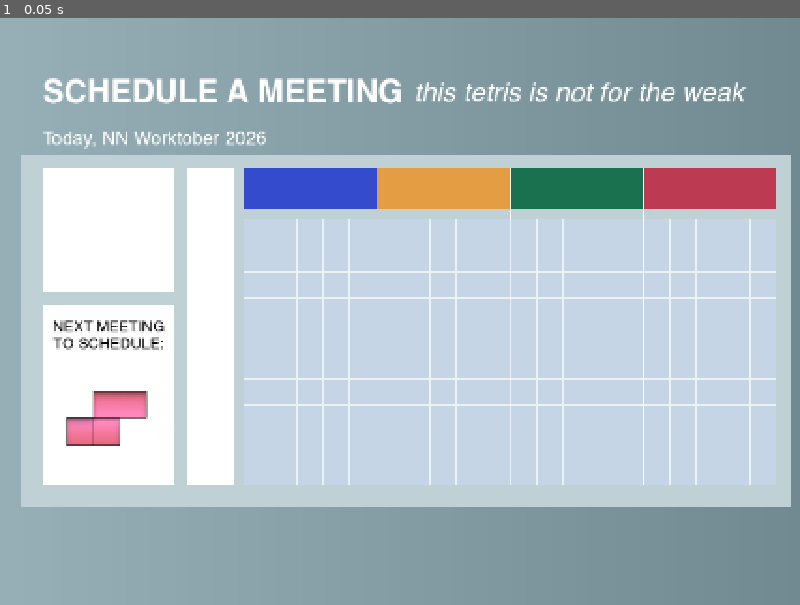
Above: before the commit, frame 1.
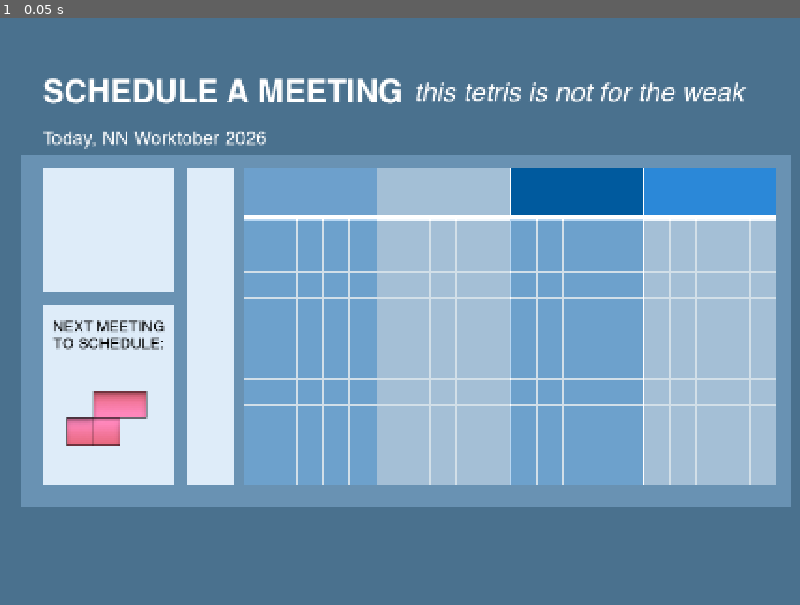
Above: after the commit, the same moment.

Repository: grkovalev/office-game
Game: Godot game, scene res://calendartetris.tscn
The game is run twice, just before and just after one commit, with the same random seed, the same clock (stepped at 60 frames per second) and the same inputs. This scene is started directly instead of the project's main scene.
Inputs:
- Up to frame 1 (0.05 s): no input

The runs differ from the first frame. In frame 1, 98% of the frame differs, in the area x 0-100%, y 0-100%.

Commit message:
added color rows to the grid

Diff:
--- a/calendartetris.gd
+++ b/calendartetris.gd
@@ -17,7 +17,7 @@
 	for y in range(GRID_HEIGHT):
 		var row: Array = []
 		for x in range(GRID_WIDTH):
-			row.append(false)    # start empty
+			row.append(false)
 		cells.append(row)
 
 
@@ -26,18 +26,21 @@
 	for row in range(GRID_HEIGHT):
 		var row_tiles: Array = []
 		for col in range(GRID_WIDTH):
-			var tile = create_tile()
+			var tile = create_tile(col)
 			tile.position = Vector2(col * TILE_SIZE, row * TILE_SIZE)
 			add_child(tile)
 			row_tiles.append(tile)
 		tile_nodes.append(row_tiles)
 
 
-func create_tile() -> Panel:
+func create_tile(col: int) -> Panel:
 	var tile = Panel.new()
 	tile.size = Vector2(TILE_SIZE, TILE_SIZE)
 	var stylebox = StyleBoxFlat.new()
-	stylebox.bg_color = Color(0.804, 0.854, 0.99, 0.4)
+	if col % 10 < 5:
+		stylebox.bg_color = Color(0.443, 0.686, 0.898, 0.5)
+	else:
+		stylebox.bg_color = Color(0.871, 0.925, 0.976, 0.5)
 	stylebox.border_color = Color(1.0, 1.0, 1.0, 0.7)
 	stylebox.border_width_left = 1
 	stylebox.border_width_top = 1
@@ -97,7 +100,7 @@
 		var cell: Vector2i = base_cell + offset
 		if cell_in_bounds(cell):
 			cells[cell.y][cell.x] = true
-			set_cell_color(cell, Color(0.8, 0.22, 0.543, 1.0))
+			set_cell_color(cell, Color(0.867, 0.463, 0.686, 0.792))
 
 func set_cell_color(cell: Vector2i, color: Color) -> void:
 	if not cell_in_bounds(cell):
@@ -219,4 +222,4 @@
 		var c: Vector2i = cell
 		if cell_in_bounds(c):
 			cells[c.y][c.x] = true
-			set_cell_color(c, Color(0.8, 0.22, 0.543, 1.0))
+			set_cell_color(c, Color(0.867, 0.463, 0.686, 0.792))
--- a/calendartetris.tscn
+++ b/calendartetris.tscn
@@ -14,43 +14,43 @@
 [ext_resource type="Texture2D" uid="uid://csu44dfogy51c" path="res://ui_buttons/calendartetris/tetromino_pieces/shape_t.png" id="10_sriha"]
 
 [sub_resource type="Gradient" id="Gradient_k6kum"]
-colors = PackedColorArray(0.5897706, 0.686903, 0.71425915, 1, 0.44313726, 0.5411765, 0.5686275, 1)
+colors = PackedColorArray(0.2901961, 0.44313726, 0.5568628, 1, 0.2901961, 0.44313726, 0.5568628, 1)
 
 [sub_resource type="GradientTexture2D" id="GradientTexture2D_ucthv"]
 gradient = SubResource("Gradient_k6kum")
 
 [sub_resource type="Gradient" id="Gradient_5l5t3"]
-colors = PackedColorArray(0.7529412, 0.81960785, 0.8392157, 1, 0.751621, 0.8193747, 0.8392775, 1)
+colors = PackedColorArray(0.5921569, 0.7647059, 0.9137255, 0.40784314, 0.5921569, 0.7647059, 0.9137255, 0.40784314)
 
 [sub_resource type="GradientTexture2D" id="GradientTexture2D_ay14k"]
 gradient = SubResource("Gradient_5l5t3")
 
 [sub_resource type="Gradient" id="Gradient_jwokj"]
-colors = PackedColorArray(1, 1, 1, 1, 1, 1, 1, 1)
+colors = PackedColorArray(0.87058824, 0.9254902, 0.9764706, 1, 0.87058824, 0.9254902, 0.9764706, 1)
 
 [sub_resource type="GradientTexture2D" id="GradientTexture2D_4w1so"]
 gradient = SubResource("Gradient_jwokj")
 
 [sub_resource type="Gradient" id="Gradient_pl1es"]
-colors = PackedColorArray(0.20392157, 0.29411766, 0.80784315, 1, 0.20392157, 0.29411766, 0.80784315, 1)
+colors = PackedColorArray(0.42745098, 0.627451, 0.8, 1, 0.42745098, 0.627451, 0.8, 1)
 
 [sub_resource type="GradientTexture2D" id="GradientTexture2D_063xu"]
 gradient = SubResource("Gradient_pl1es")
 
 [sub_resource type="Gradient" id="Gradient_bwdfo"]
-colors = PackedColorArray(0.8980392, 0.6156863, 0.26666668, 1, 0.8980392, 0.6156863, 0.26666668, 1)
+colors = PackedColorArray(0.6392157, 0.7490196, 0.8392157, 1, 0.6392157, 0.7490196, 0.8392157, 1)
 
 [sub_resource type="GradientTexture2D" id="GradientTexture2D_xt0v1"]
 gradient = SubResource("Gradient_bwdfo")
 
 [sub_resource type="Gradient" id="Gradient_sriha"]
-colors = PackedColorArray(0.10152156, 0.4439258, 0.31549373, 1, 0.101960786, 0.44313726, 0.3137255, 1)
+colors = PackedColorArray(0, 0.3529412, 0.61960787, 1, 0, 0.3529412, 0.61960787, 1)
 
 [sub_resource type="GradientTexture2D" id="GradientTexture2D_ek6ok"]
 gradient = SubResource("Gradient_sriha")
 
 [sub_resource type="Gradient" id="Gradient_5beks"]
-colors = PackedColorArray(0.7358665, 0.23198193, 0.32481375, 1, 0.7372549, 0.23137255, 0.3254902, 1)
+colors = PackedColorArray(0.16862746, 0.53333336, 0.84705883, 1, 0.16862746, 0.53333336, 0.84705883, 1)
 
 [sub_resource type="GradientTexture2D" id="GradientTexture2D_yv368"]
 gradient = SubResource("Gradient_5beks")
@@ -108,7 +108,7 @@
 offset_left = 456.0
 offset_top = 280.0
 offset_right = 706.0
-offset_bottom = 360.0
+offset_bottom = 368.0
 size_flags_horizontal = 4
 size_flags_vertical = 4
 texture = SubResource("GradientTexture2D_063xu")
@@ -117,7 +117,7 @@
 offset_left = 706.0
 offset_top = 280.0
 offset_right = 956.0
-offset_bottom = 360.0
+offset_bottom = 368.0
 size_flags_horizontal = 4
 size_flags_vertical = 4
 texture = SubResource("GradientTexture2D_xt0v1")
@@ -126,16 +126,16 @@
 offset_left = 956.0
 offset_top = 280.0
 offset_right = 1206.0
-offset_bottom = 360.0
+offset_bottom = 368.0
 size_flags_horizontal = 4
 size_flags_vertical = 4
 texture = SubResource("GradientTexture2D_ek6ok")
 
 [node name="04_secpers" type="TextureRect" parent="." unique_id=2038633763]
-offset_left = 1206.0
+offset_left = 1209.0
 offset_top = 280.0
 offset_right = 1456.0
-offset_bottom = 360.0
+offset_bottom = 368.0
 size_flags_horizontal = 4
 size_flags_vertical = 4
 texture = SubResource("GradientTexture2D_yv368")
@@ -286,3 +286,9 @@
 position = Vector2(1206, 280)
 points = PackedVector2Array(0, 596, 0, 0)
 width = 3.0
+
+[node name="cal_border4" type="Line2D" parent="." unique_id=1807989735]
+top_level = true
+position = Vector2(1200.067, 277.255)
+scale = Vector2(0.99214154, 1)
+points = PackedVector2Array(-750, 96, 258, 96)
